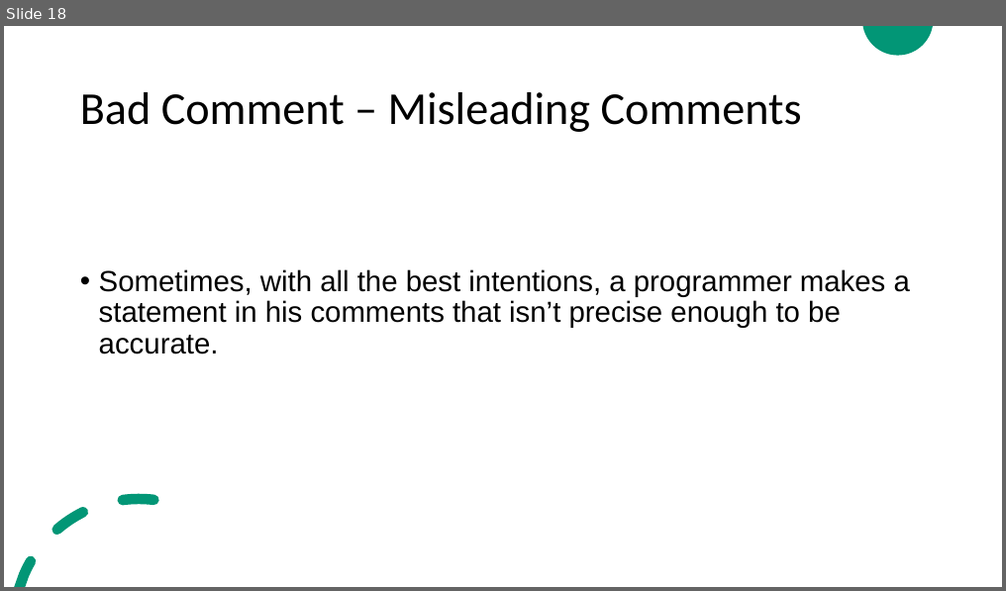
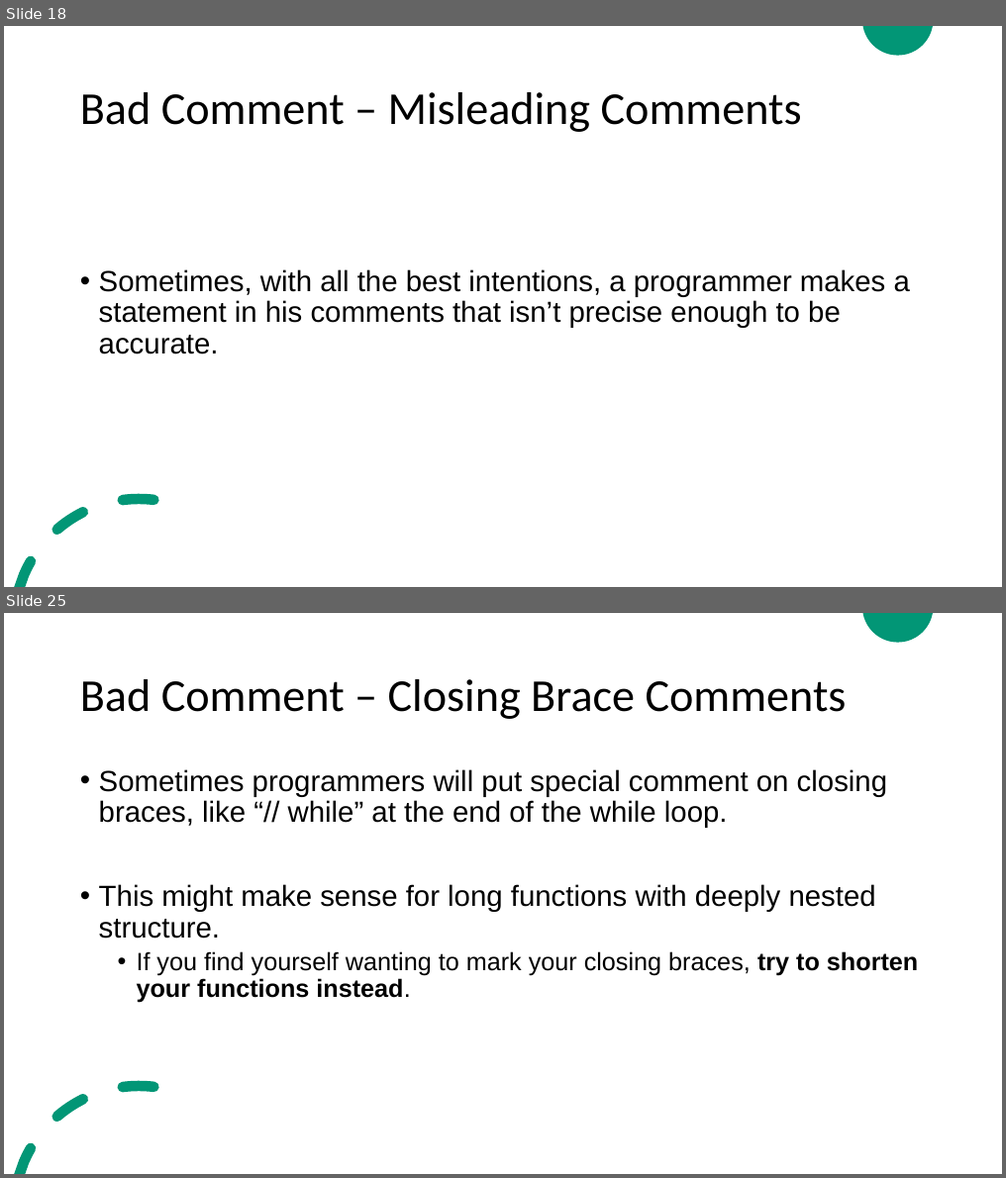
Before and after one commit to ZeinaZayed4/clean-code, a slide deck: Clean Code - Chapter 4.pptx. Shown one above the other, each under a label of ours: slide 18 before the commit, slides 18 and 25 after it; the slides between them are not shown. The pictures are 1006x591 and 1006x1178 pixels, drawn with LibreOffice and Linux fonts; fonts in the diff are those of the drawing. Boxes give left, top, right and bottom in pixels: in the first picture for what was removed or moved away, otherwise in the second. Text is boxed around its words. In the diff, an @@ line names an element or a change of style, - is before the commit and + after.

```diff
--- a/Clean Code - Chapter 4.pptx
+++ b/Clean Code - Chapter 4.pptx
@@ slide 25 added at [4,613,1002,1174], background #FFFFFF; not listed: 2 template elements that a slide beside it also shows @@
@@ title added at [80,679,846,719], 44 pt, text #000000 @@
+Bad Comment – Closing Brace Comments
@@ text added at [99,769,918,1003], 28 pt, text #000000 @@
+• Sometimes programmers will put special comment on closing braces, like “// while” at the end of the while loop.
+• This might make sense for long functions with deeply nested structure.
+  • If you find yourself wanting to mark your closing braces, try to shorten your functions instead.
```
Also in this commit, not shown: 14 other slides added.
